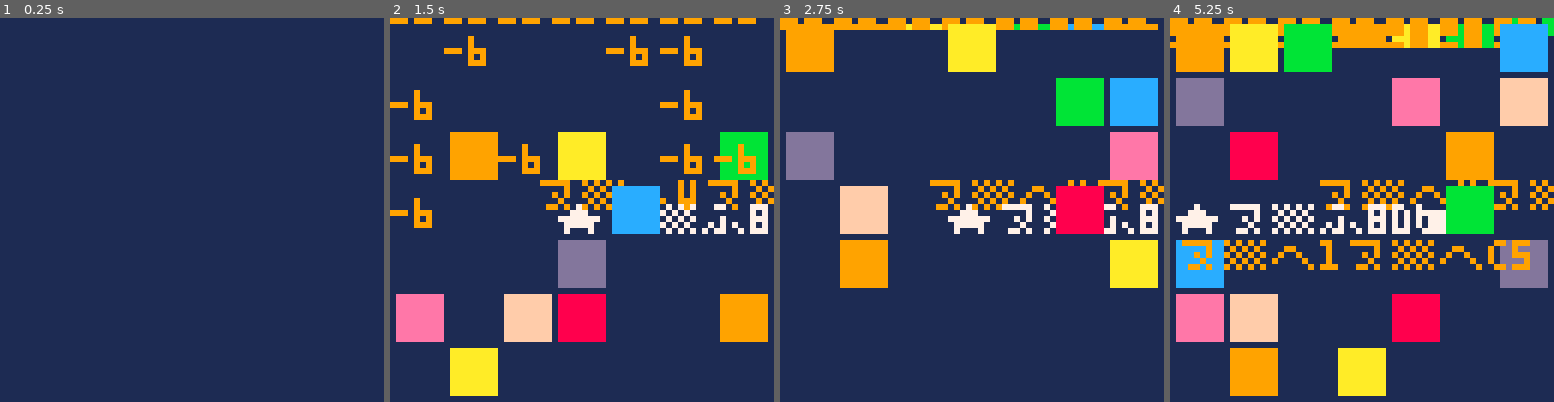
Above: before the commit, frames 1-4 (left to right).
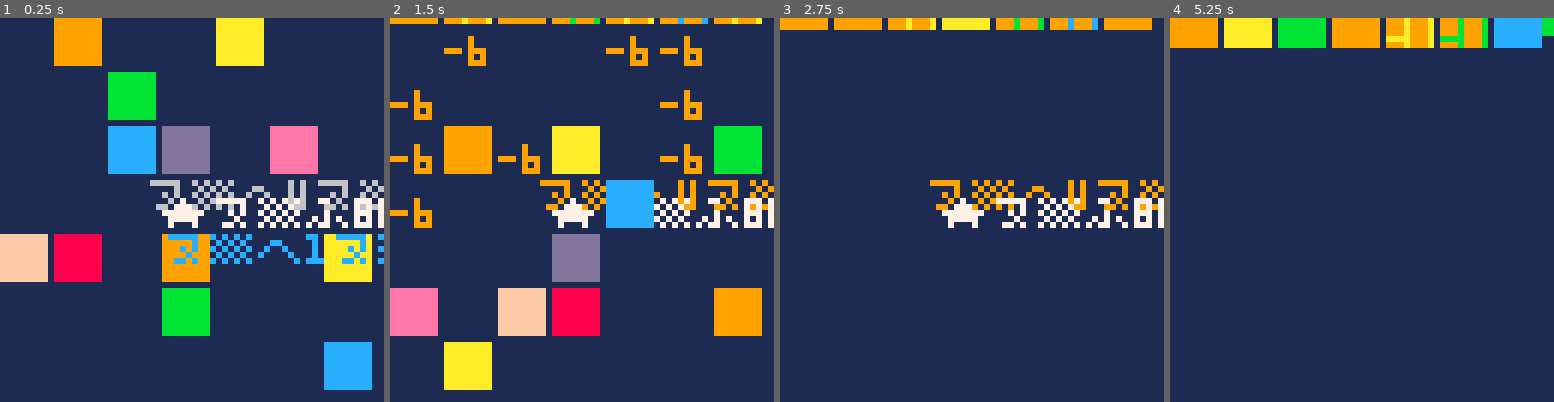
Above: after the commit, the same moments.

Repository: pancelor/bubble-cat
Game: PICO-8 cartridge min.p8
Same seed, same stepped clock (60 frames per second), same inputs: the game is played once before the commit and once after it.
Inputs:
- Up to frame 1 (0.25 s): no input
- Up to frame 2 (1.5 s): tap O (Z key) at 0.33, 0.7, 1.43 s; tap X (X key) at 1.07 s
- Up to frame 3 (2.75 s): hold Left 1.97-2.37 s; tap X (X key) at 2.07, 2.4, 2.73 s; tap O (Z key) at 2.22 s; hold Down from 2.42 s (still down)
- Up to frame 4 (5.25 s): release Down at 2.82 s; hold Right 2.87-3.53 s; tap X (X key) every 0.33 s from 3.07 to 5.07 s; tap O (Z key) at 3.1, 3.98, 4.87 s; hold Up 3.58-4.08 s; hold Right 4.13-4.53 s; hold Down 4.58-5.08 s; hold Left from 5.13 s (still down)

The runs differ from the first frame. In frame 1, 23% of the frame differs, in the area x 0-100%, y 0-97%; in frame 2, 9.5%; in frame 3, 18%; in frame 4, 31%, in the area x 0-100%, y 0-99%.

Commit message:
adjust draw loc;745

Diff:
--- a/min.lua
+++ b/min.lua
@@ -11,15 +11,15 @@
 if(b>0)fcn=b*.5938&.75
 if(fc)px+=cos(fc)py+=sin(fc)else fc,fcn=fcn
 if(abs(px-3)>3 or abs(py-3)>3)px,py,fc=ox,oy
-?"★⁵8d🐱",px*9+1,py*9+4,7
+?"★⁵8d🐱",px*9,py*9+3,7
 for i=2,bln,2do
-v=@(i+1)*9u=@i*9rf(1+u,1+v,u+8,v+8,i/2|8)
+v=@(i+1)*9u=@i*9rf(u,v,u+7,v+7,i/2|8)
 if(@i==px and v\9==py)px,py,fc=ox,oy poke2(i,%bln)bln-=2fa(u,v,"+1")?"⁷i6v1d1"
 if(b<0)fa(u,v,"-6")
 end
 for f in all(fl)do
- x,y,z,n=unpack(f)d=y-z?n,x,y,ord(n)^♥
- f[2]-=d>>3del(fl,d<1and f)
+x,y,z,n=unpack(f)d=y-z?n,x,y,ord(n)^♥
+f[2]-=d>>3del(fl,d<1and f)
 end
 if(bln==0)b=-1fa(24,24,"+10")?"⁷ceg4⁶4"
 if(b==-1)goto g
